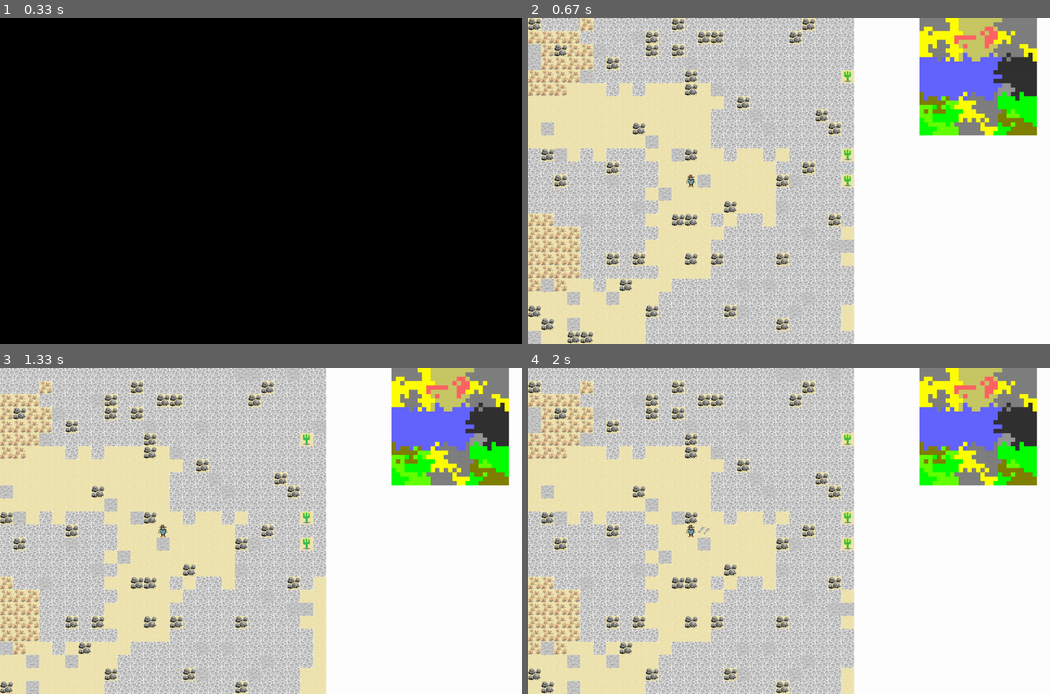
Above: before the commit, frames 1-4 (two rows, left to right).
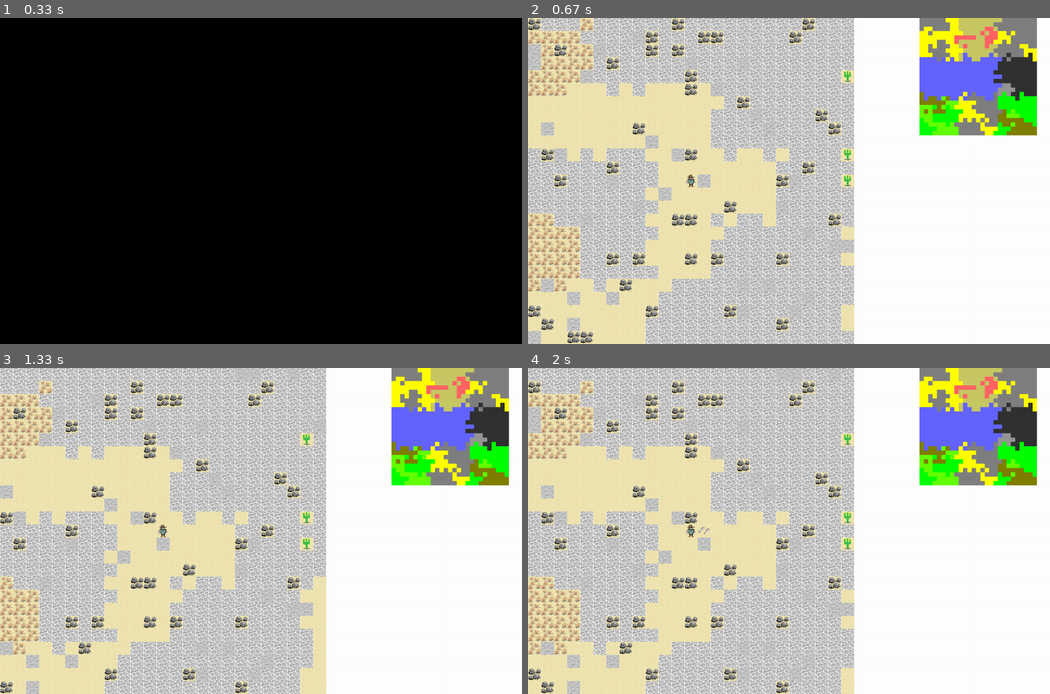
Above: after the commit, the same moments.

Repository: Apolliner/Field-Mini-Game
Game: pygame game, started from Pygame_advanced_map_generator_version.py
Two runs of this game, one before a commit and one after it. Both use one fixed random seed, a clock stepped at 60 frames per second and the inputs below.
Inputs:
- Up to frame 1 (0.33 s): no input
- Up to frame 2 (0.67 s): hold Right from 0.33 s (still down)
- Up to frame 3 (1.33 s): release Right at 0.8 s; hold Up 0.83-1.13 s; hold Right from 1.17 s (still down)
- Up to frame 4 (2 s): release Right at 1.73 s; hold Left from 1.77 s (still down)

Frame 1 is identical in both runs. In frame 2, 9.6% of the frame differs, in the area x 0-63%, y 0-100%; in frame 3, 10%; in frame 4, 9.7%.

Commit message:
Персонажам и активностям добавлен прозрачный фон. Добавлны проверки времени выполнения для отслеживания пролагов

Diff:
--- a/Pygame_advanced_map_generator_version.py
+++ b/Pygame_advanced_map_generator_version.py
@@ -1679,6 +1679,16 @@
             3) Персонажи
             4) Персонаж игрока
             5) Небо (опционально)
+
+
+
+
+        ОПРЕДЕЛЕНИЕ ТОРМОЗОВ
+        Проскакивают значения:
+        2.2022461891174316 - test1
+        1.058335542678833 - test1_2
+        2.0575599670410156 - end
+        1.0473484992980957 - test1_2
     """
     start = time.time()
 
@@ -1688,7 +1698,7 @@
     test1_2 = time.time()
     entities_layer = entities_layer_calculations(person, chunk_size, go_to_print, enemy_list, activity_list)
     test1_3 = time.time()
-    sky_layer = sky_layer_calculations(chunk_size)
+    #sky_layer = sky_layer_calculations(chunk_size)
 
     test1 = time.time()
 
@@ -1697,6 +1707,7 @@
 
     all_sprites = pygame.sprite.Group()
 
+    test_control_1 = time.time() #
 
     for number_line in range(chunk_size):
         for number_tile in range(chunk_size):
@@ -1705,31 +1716,35 @@
                                        landscape_layer[number_line][number_tile].type))
             if landscape_layer[number_line][number_tile].level > 1:
                 all_sprites.add(Level_tiles(number_tile*size_tile, number_line*size_tile, size_tile, landscape_layer[number_line][number_tile].level - 1))
-    test2_1 = time.time()
+
+    test2_1 = time.time() #
+
     for number_line in range(chunk_size):
         for number_tile in range(chunk_size):
             if activity_layer[number_line][number_tile].icon != '0':
                 all_sprites.add(Image_tile(number_tile*size_tile, number_line*size_tile, size_tile, tiles_image_dict,
                                        activity_layer[number_line][number_tile].icon,
                                        activity_layer[number_line][number_tile].type))
-    test2_2 = time.time()
+    test2_2 = time.time() #
+
     for number_line in range(chunk_size):
         for number_tile in range(chunk_size):
             if entities_layer[number_line][number_tile].icon != '0':
                 all_sprites.add(Image_tile(number_tile*size_tile, number_line*size_tile, size_tile, tiles_image_dict,
                                        entities_layer[number_line][number_tile].icon,
                                        entities_layer[number_line][number_tile].type))
-    test2_3 = time.time()
+    test2_3 = time.time() #
+
     all_sprites.add(Image_tile(chunk_size//2*size_tile, chunk_size//2*size_tile, size_tile, tiles_image_dict, '☺', '0'))
 
 
-    for number_line in range(chunk_size):
-        for number_tile in range(chunk_size):
-            if sky_layer[number_line][number_tile].icon != '0':
-                all_sprites.add(Image_tile(number_tile*size_tile, number_line*size_tile, size_tile, tiles_image_dict,
-                                       sky_layer[number_line][number_tile].icon,
-                                       sky_layer[number_line][number_tile].type))
-    test2 = time.time()
+    #for number_line in range(chunk_size):
+    #    for number_tile in range(chunk_size):
+    #        if sky_layer[number_line][number_tile].icon != '0':
+    #            all_sprites.add(Image_tile(number_tile*size_tile, number_line*size_tile, size_tile, tiles_image_dict,
+    #                                   sky_layer[number_line][number_tile].icon,
+    #                                   sky_layer[number_line][number_tile].type))
+    test2 = time.time() #
 
     # Печать миникарты
 
@@ -1740,16 +1755,23 @@
                                       global_map[number_line][number_tile].icon))
 
 
-
+    test_1_end = time.time() #
 
     screen.fill((255, 255, 255))
+
+    test_2_end = time.time() #
+
     all_sprites.draw(screen)
+
+    test_3_end = time.time() #
+
     pygame.display.flip()
 
     end = time.time() #проверка времени выполнения
 
-    #print(f"{test1_1 - start} - test1_1 \n{test1_2 - test1_1} - test1_2 \n{test1_3 - test1_2} - test1_3 \n{test1 - test1_3} - test1")
-    #print(F"{test2_1 - test1} - test2_1 \n{test2_2 - test2_1} - test2_2 \n{test2_3 - test2_2} - test2_3 \n{test2 - test2_3} - test2 \n{end - test2} - end \n")
+    print(f"{test1_1 - start} - test1_1 \n{test1_2 - test1_1} - test1_2 \n{test1_3 - test1_2} - test1_3 \n{test1 - test1_3} - test1")
+    print(F"{test_control_1 - test1} - test_control_1 \n{test2_1 - test_control_1} - test2_1 \n{test2_2 - test2_1} - test2_2 \n{test2_3 - test2_2} - test2_3")
+    print(F"{test2 - test2_3} - test2 \n{test_1_end - test2} - test_1_end \n{test_2_end - test_1_end} - test_2_end \n{test_3_end - test_2_end} - test_3_end \n{end - test_3_end} - end \n")
 def landscape_layer_calculations(person, chunk_size, go_to_print):
     """
         Формирует изображение ландшафта на печать
@@ -1865,20 +1887,12 @@
         self.rect.top = y
         self.speed = 0
 
-
 class Image_tile(pygame.sprite.Sprite):
     """ Содержит спрайт и его кординаты на экране """
     def __init__(self, x, y, size_tile, tiles_image_dict, icon_tile, type_tile):
         pygame.sprite.Sprite.__init__(self)
         self.image = self.image_dict(icon_tile, type_tile, tiles_image_dict)
         self.rect = self.image.get_rect()
-
-
-        #colorImage = pygame.Surface(self.image.get_size()).convert_alpha()
-        #colorImage.fill((1*level_tile, 1*level_tile, 1*level_tile))
-        #self.image.blit(colorImage, (0,0), special_flags = pygame.BLEND_RGBA_ADD)
-
-
         self.rect.left = x
         self.rect.top = y
         self.speed = 0
@@ -2079,58 +2093,9 @@
         else:
             return (0, 0, 0)
 
-def master_pygame_render_display(go_to_print, screen, tiles_image_dict):
-    """
-        Выводит изображение на экран через PyGame
-    """
-
-    size_tile = 30
-    size_tile_minimap = 10
-
-    print_map = go_to_print.game_field
-    #for number_line in range(len(go_to_print.game_field)):
-        #line = []
-        #for tile in go_to_print.game_field[number_line]:
-            #line.append(tile)
-        #print_map.append(line)
-
-    print_minimap = []
-    for number_line in range(len(go_to_print.biom_map)):
-        line = []
-        for tile in go_to_print.biom_map[number_line]:
-            line.append(tile)
-        print_minimap.append(line)
-
-    all_sprites = pygame.sprite.Group()
-
-
-    for number_line in range(len(print_map)):
-        for number_tile in range(len(print_map[0])):
-
-            all_sprites.add(Image_tile(number_tile*size_tile, number_line*size_tile, size_tile, print_map[number_line][number_tile], tiles_image_dict))
-
-
-    for number_line in range(len(print_minimap)):
-        for number_tile in range(len(print_minimap[0])):
-
-            all_sprites.add(All_tiles(number_tile*size_tile_minimap + (30*size_tile), number_line*size_tile_minimap, size_tile_minimap, print_minimap[number_line][number_tile]))
-
-
-    fontObj = pygame.font.Font('freesansbold.ttf', 10)
-    textSurfaceObj = fontObj.render(go_to_print.text1, True, (0, 0, 0), (255, 255, 255))
-    textRectObj = textSurfaceObj.get_rect()
-    textRectObj.center = (30*35, 400)
-
-    screen.fill((255, 255, 255))
-    screen.blit(textSurfaceObj, textRectObj)
-
-    all_sprites.draw(screen)
-    pygame.display.flip()
-
-
 def load_tile_table(filename, width, height):
     """
-        Режет боьшой тайлсет на спрайты тайлов
+        Режет большой тайлсет на спрайты тайлов
     """
     image = pygame.image.load(filename).convert()
     image_width, image_height = image.get_size()
@@ -2193,7 +2158,7 @@
     screen = pygame.display.set_mode((1200, 750))
     pygame.display.set_caption("My Game")
 
-    game_fps = 30
+    game_fps = 100
     clock = pygame.time.Clock()
     tiles_image_dict = Tiles_image_dict()
 
@@ -2206,8 +2171,8 @@
         calculation_assemblage_point(global_map, person, chunk_size) # Рассчёт динамического чанка
         start = time.time() #проверка времени выполнения
         all_pass_step_calculations(person, enemy_list, mode_action, interaction)
-        if not person.enemy_pass_step:
-            master_game_events(global_map, enemy_list, person, go_to_print, step, activity_list, chunk_size, interaction, new_step)
+        #if not person.enemy_pass_step:
+        #    master_game_events(global_map, enemy_list, person, go_to_print, step, activity_list, chunk_size, interaction, new_step)
         test1 = time.time() #проверка времени выполнения
         master_pygame_draw(person, chunk_size, go_to_print, global_map, mode_action, enemy_list, activity_list, screen, tiles_image_dict)
         test2 = time.time() #проверка времени выполнения
Binary file changed: resources/tile_animal_rest_stop.png
Binary file changed: resources/tile_animal_traces.png
Binary file changed: resources/tile_bonfire.png
Binary file changed: resources/tile_camp.png
Binary file changed: resources/tile_enemy_coyot.png
Binary file changed: resources/tile_enemy_horseman.png
Binary file changed: resources/tile_enemy_riffleman.png
Binary file changed: resources/tile_gnawed_bones.png
Binary file changed: resources/tile_horse_traces.png
Binary file changed: resources/tile_human_traces.png
Binary file changed: resources/tile_person.png
Binary file changed: resources/tile_rest_stop.png
(and 2 more such lines)
